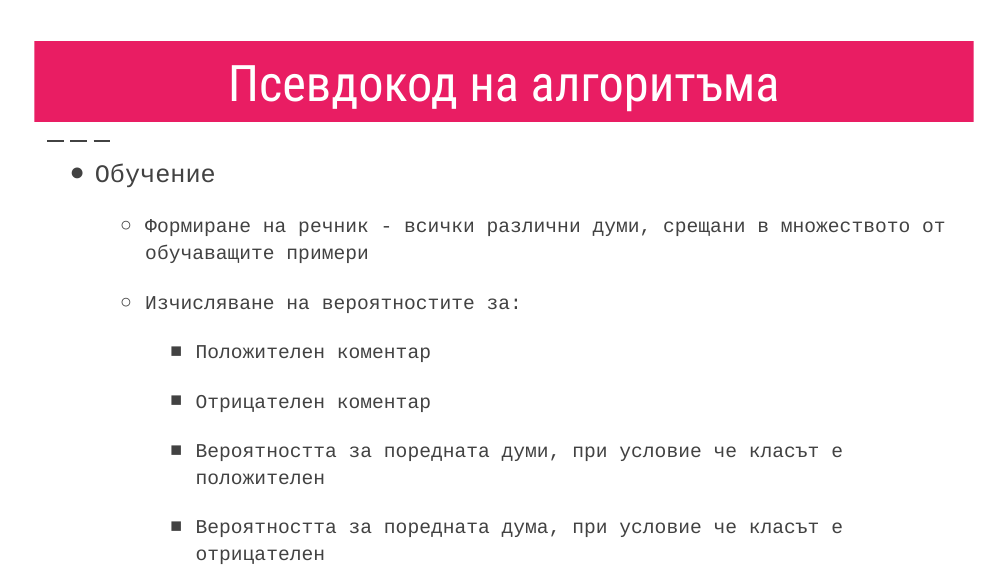
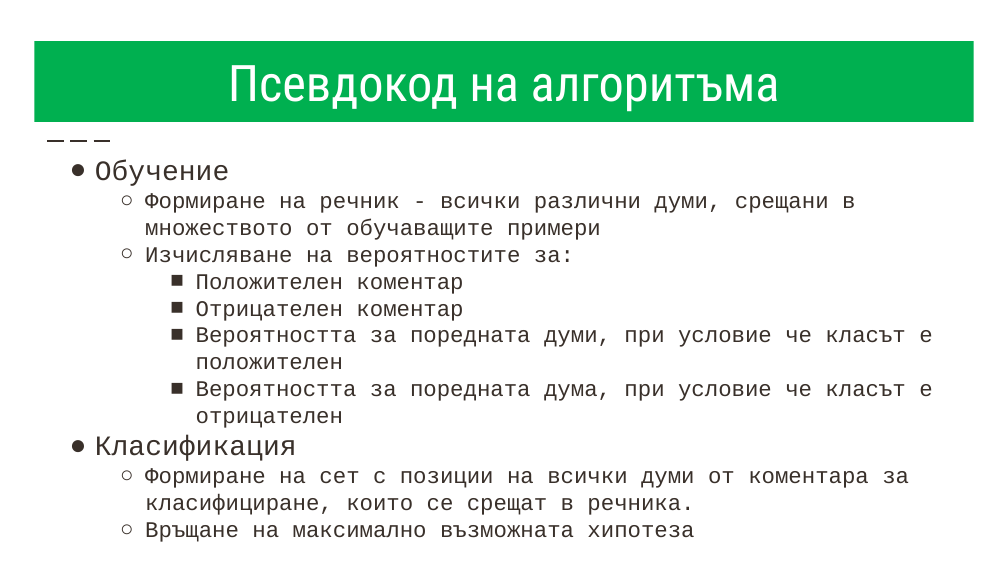
Before and after one commit to skeleta/BGMamaProject, a slide deck: slide 4 of documentation/БГ мама наръчник - НЛП.pptx. Drawn at 1008x567 pixels with LibreOffice and Linux fonts; fonts in the diff are those of the drawing. Boxes give left, top, right and bottom in pixels: in the first picture for what was removed or moved away, otherwise in the second. Text is boxed around its words. In the diff, an @@ line names an element or a change of style, - is before the commit and + after.

```diff
--- a/documentation/БГ мама наръчник - НЛП.pptx
+++ b/documentation/БГ мама наръчник - НЛП.pptx
@@ title "Псевдокод на алгоритъма" at [34, 41, 974, 122]: fill #E91D63 to #00B050 @@
@@ text "Обучение" at [95, 160, 932, 542]: size 18 to 20 pt in "Обучение", "Класификация"; text colour #424242 to #39302A, size 14 to 16 pt; line spacing 1.15 to 1; less space between paragraphs; bullet colour #424242 to #39302A @@
@@ line (47, 140) - (115, 140): stroke #424242 1.5 pt dashed to #39302A 1.5 pt dashed @@
```
Also in this commit, not shown: 7 other slides changed.
